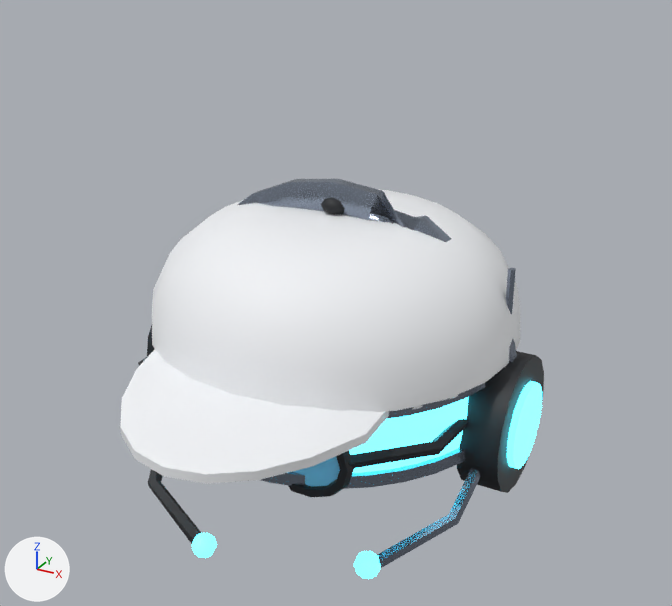
The FBX model modelos/personaje_humano/roblox/Accesorios.fbx as it was, and as the next commit left it.
Rendered twice from a 50 mm lens placed at (0.465, -0.846, 0.945), pointed at (0.004, -0.007, 0.526). Every picture has the same lights, and +X, +Y and +Z are marked at lower left. The first picture is the older version.

The scene before the commit, as lines of its bpy script (objects in view):
```python
me_accesorio_auriculares__cabeza__neon = bpy.data.meshes.new('Accesorio_Auriculares__Cabeza__Neon')
me_accesorio_auriculares__cabeza__neon.from_pydata(...)  # 106 vertices, 84 faces; spans x -0.231..0.231, y -0.127..0.127, z -0.098..0.098
me_accesorio_auriculares__cabeza__neon.materials.append(mat_m_neon)  # cyan #4de8ff, glowing cyan #4de8ff
me_accesorio_auriculares__cabeza__oscuro = bpy.data.meshes.new('Accesorio_Auriculares__Cabeza__Oscuro')
me_accesorio_auriculares__cabeza__oscuro.from_pydata(...)  # 81 vertices, 56 faces; spans x -0.224..0.224, y -0.136..0.136, z -0.109..0.109
me_accesorio_auriculares__cabeza__oscuro.materials.append(mat_m_oscuro)  # black #1a1d22
me_accesorio_gorra__cabeza__detalle = bpy.data.meshes.new('Accesorio_Gorra__Cabeza__Detalle')
me_accesorio_gorra__cabeza__detalle.from_pydata(...)  # 374 vertices, 394 faces; spans x -0.207..0.207, y -0.26..0.26, z -0.077..0.077
me_accesorio_gorra__cabeza__detalle.materials.append(mat_m_detalle)  # white #f2f4f7
ob_accesorio_auriculares__cabeza__neon = bpy.data.objects.new('Accesorio_Auriculares__Cabeza__Neon', me_accesorio_auriculares__cabeza__neon)
ob_accesorio_auriculares__cabeza__neon.location = (0.0, -0.074, 0.375)
ob_accesorio_auriculares__cabeza__oscuro = bpy.data.objects.new('Accesorio_Auriculares__Cabeza__Oscuro', me_accesorio_auriculares__cabeza__oscuro)
ob_accesorio_auriculares__cabeza__oscuro.location = (0.0, -0.055, 0.392)
ob_accesorio_gorra__cabeza__detalle = bpy.data.objects.new('Accesorio_Gorra__Cabeza__Detalle', me_accesorio_gorra__cabeza__detalle)
ob_accesorio_gorra__cabeza__detalle.location = (0.0, -0.053, 0.553)
# also in view: 'Accesorio_Visor__Cabeza__Neon' at (0.0, -0.127, 0.456); 'Accesorio_Comunicador__Cabeza__Metal' at (0.172, -0.079, 0.462); 'Accesorio_Auriculares__Cabeza__Metal' at (0.0, 0.006, 0.556); 'Accesorio_Gafas__Cabeza__Oscuro' at (0.0, -0.093, 0.448); 'Accesorio_Visor__Cabeza__Metal' at (0.0, -0.083, 0.456)
```
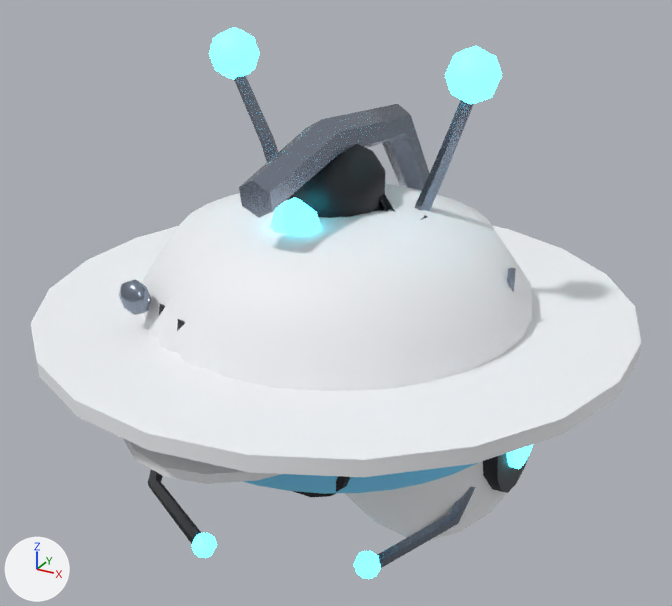
Where the change shows, as pixel boxes (x1, y1, x2, y2) in the pictures (672 x 606 px):
'Accesorio_Explorador__Cabeza__Detalle', added: after (31, 226, 641, 477)
'Accesorio_Casco__Cabeza__Detalle', added: after (142, 183, 532, 541)
'Accesorio_Casco__Cabeza__Metal', added: after (239, 104, 429, 218)
'Accesorio_Gorro__Cabeza__Oscuro', added (black): after (287, 144, 385, 218)
'Accesorio_Antenas__Cabeza__Neon', added (cyan): after (209, 27, 502, 104)
'Accesorio_Antenas__Cabeza__Metal', added (mostly hidden): after (234, 75, 473, 212)
'Accesorio_Casco__Cabeza__Cristal', added (blue): after (243, 463, 477, 494)
'Accesorio_Diadema__Cabeza__Neon', added (cyan): after (270, 197, 321, 235)
'Accesorio_Explorador__Cabeza__Metal', added: after (119, 279, 151, 315)
'Accesorio_Explorador__Cabeza__Oscuro', added (mostly hidden): after (159, 303, 185, 331)
'Accesorio_Gorra__Cabeza__Detalle', unchanged, covered by the edit: before (120, 189, 520, 484); after (123, 438, 281, 484)
'Accesorio_Auriculares__Cabeza__Oscuro', unchanged, covered by the edit: before (147, 325, 544, 544); after (148, 453, 529, 544)
'Accesorio_Auriculares__Cabeza__Metal', unchanged, covered by the edit: before (238, 179, 517, 362); after (373, 193, 427, 220)
'Accesorio_Visor__Cabeza__Neon', unchanged, covered by the edit: before (349, 397, 468, 473)

Patch to the scene script:
```diff
--- a/modelos/personaje_humano/roblox/Accesorios.fbx.py
+++ b/modelos/personaje_humano/roblox/Accesorios.fbx.py
@@ ob_accesorio_casco__cabeza__metal @@
+ob_accesorio_casco__cabeza__metal = bpy.data.objects.new('Accesorio_Casco__Cabeza__Metal', me_accesorio_casco__cabeza__metal)  # 26 vertices, 30 faces; spans x -0.019..0.019, y -0.206..0.206, z -0.087..0.087; in mat_m_metal (grey #8c96a6)
+ob_accesorio_casco__cabeza__metal.location = (0.0, 0.048, 0.649)
@@ ob_accesorio_casco__cabeza__cristal @@
+ob_accesorio_casco__cabeza__cristal = bpy.data.objects.new('Accesorio_Casco__Cabeza__Cristal', me_accesorio_casco__cabeza__cristal)  # 68 vertices, 66 faces; spans x -0.206..0.206, y -0.073..0.073, z -0.045..0.045; in mat_m_cristal (blue #7fd8ff)
+ob_accesorio_casco__cabeza__cristal.location = (0.0, -0.149, 0.465)
@@ ob_accesorio_explorador__cabeza__oscuro @@
+ob_accesorio_explorador__cabeza__oscuro = bpy.data.objects.new('Accesorio_Explorador__Cabeza__Oscuro', me_accesorio_explorador__cabeza__oscuro)  # 112 vertices, 113 faces; spans x -0.213..0.213, y -0.213..0.213, z -0.028..0.028; in mat_m_oscuro (black #1a1d22)
+ob_accesorio_explorador__cabeza__oscuro.location = (0.0, 0.0, 0.532)
@@ ob_accesorio_casco__cabeza__detalle @@
+ob_accesorio_casco__cabeza__detalle = bpy.data.objects.new('Accesorio_Casco__Cabeza__Detalle', me_accesorio_casco__cabeza__detalle)  # 450 vertices, 476 faces; spans x -0.222..0.222, y -0.22..0.22, z -0.15..0.15; in mat_m_detalle (white #f2f4f7)
+ob_accesorio_casco__cabeza__detalle.location = (0.0, 0.002, 0.491)
@@ ob_accesorio_antenas__cabeza__neon @@
+ob_accesorio_antenas__cabeza__neon = bpy.data.objects.new('Accesorio_Antenas__Cabeza__Neon', me_accesorio_antenas__cabeza__neon)  # 84 vertices, 96 faces; spans x -0.168..0.168, y -0.028..0.028, z -0.028..0.028; in mat_m_neon (cyan #4de8ff, glowing cyan #4de8ff)
+ob_accesorio_antenas__cabeza__neon.location = (0.0, 0.022, 0.784)
@@ ob_accesorio_diadema__cabeza__neon @@
+ob_accesorio_diadema__cabeza__neon = bpy.data.objects.new('Accesorio_Diadema__Cabeza__Neon', me_accesorio_diadema__cabeza__neon)  # a UV sphere (8 segments, 6 rings, poles along y) spanning x -0.0308..0.0308, y -0.0196..0.0196, z -0.0392..0.0392; in mat_m_neon (cyan #4de8ff, glowing cyan #4de8ff)
+ob_accesorio_diadema__cabeza__neon.location = (0.0, -0.084, 0.63)
@@ ob_accesorio_antenas__cabeza__metal @@
+ob_accesorio_antenas__cabeza__metal = bpy.data.objects.new('Accesorio_Antenas__Cabeza__Metal', me_accesorio_antenas__cabeza__metal)  # 34 vertices, 40 faces; spans x -0.146..0.146, y -0.012..0.012, z -0.094..0.094; in mat_m_metal (grey #8c96a6)
+ob_accesorio_antenas__cabeza__metal.location = (0.0, 0.028, 0.679)
@@ ob_accesorio_gorro__cabeza__oscuro @@
+ob_accesorio_gorro__cabeza__oscuro = bpy.data.objects.new('Accesorio_Gorro__Cabeza__Oscuro', me_accesorio_gorro__cabeza__oscuro)  # a UV sphere (10 segments, 7 rings, poles along y) spanning x -0.0519..0.0519, y -0.056..0.056, z -0.0491..0.0491; in mat_m_oscuro (black #1a1d22)
+ob_accesorio_gorro__cabeza__oscuro.location = (0.0, 0.0, 0.661)
@@ ob_accesorio_explorador__cabeza__metal @@
+ob_accesorio_explorador__cabeza__metal = bpy.data.objects.new('Accesorio_Explorador__Cabeza__Metal', me_accesorio_explorador__cabeza__metal)  # a UV sphere (8 segments, 5 rings, poles along y) spanning x -0.0186..0.0186, y -0.0112..0.0112, z -0.0186..0.0186; in mat_m_metal (grey #8c96a6)
+ob_accesorio_explorador__cabeza__metal.location = (-0.14, -0.174, 0.566)
@@ ob_accesorio_explorador__cabeza__detalle @@
+ob_accesorio_explorador__cabeza__detalle = bpy.data.objects.new('Accesorio_Explorador__Cabeza__Detalle', me_accesorio_explorador__cabeza__detalle)  # 382 vertices, 384 faces; spans x -0.327..0.327, y -0.33..0.33, z -0.066..0.066; in mat_m_detalle (white #f2f4f7)
+ob_accesorio_explorador__cabeza__detalle.location = (0.0, 0.0, 0.57)
```
